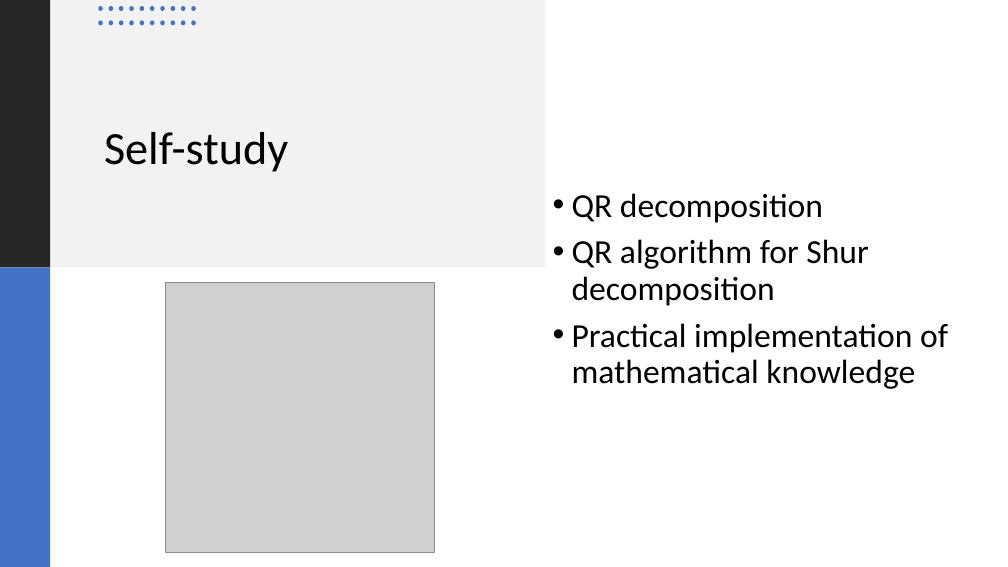
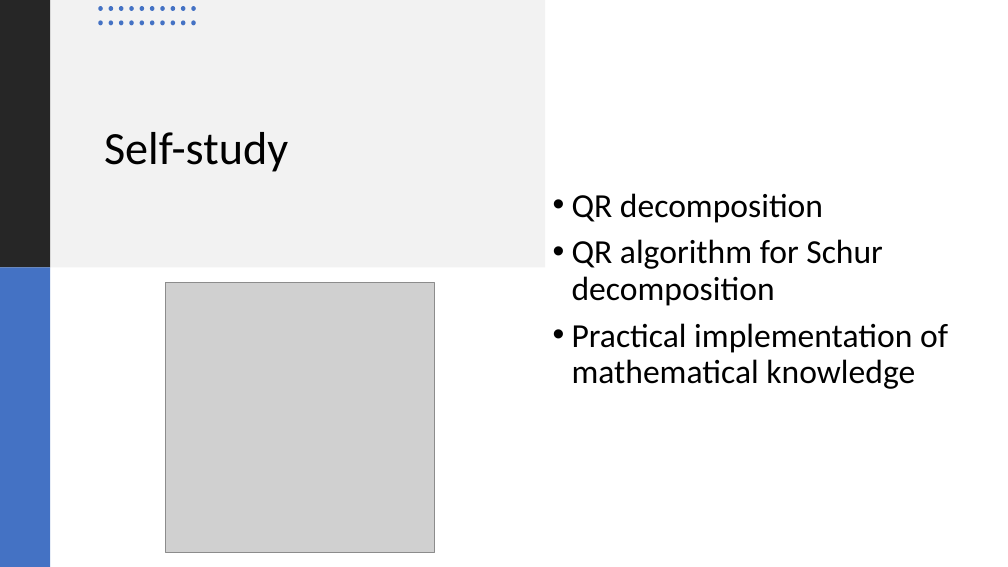
Before and after one commit to netalydana28/Python2, a slide deck: slide 37 of project3/algebra.pptx (slide 36 before the commit). Drawn at 1008x567 pixels with LibreOffice and Linux fonts; fonts in the diff are those of the drawing; grey boxes stand for pictures. Boxes give left, top, right and bottom in pixels: in the first picture for what was removed or moved away, otherwise in the second. Text is boxed around its words. In the diff, an @@ line names an element or a change of style, - is before the commit and + after.

```diff
--- a/project3/algebra.pptx
+++ b/project3/algebra.pptx
@@ text at <box>572,239,883,306</box>: text changed @@
-• QR algorithm for Shur decomposition
+• QR algorithm for Schur decomposition
```
Also in this commit, not shown: 3 other slides changed, 2 slides added, 1 slide removed, 2 other files.
